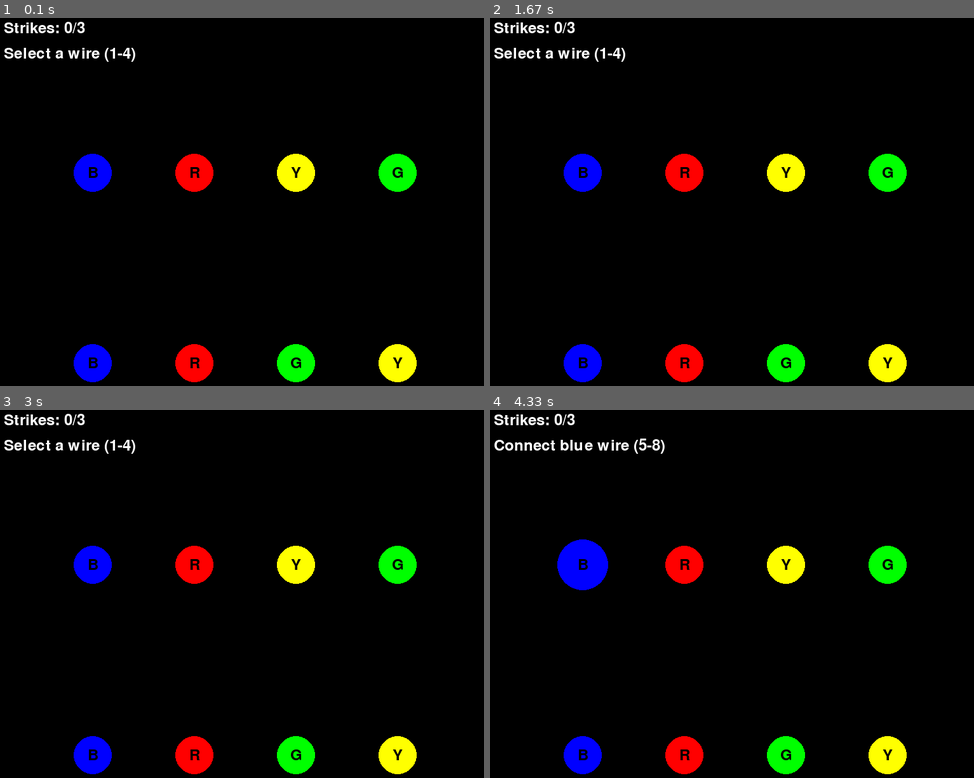
Above: before the commit, frames 1-4 (two rows, left to right).
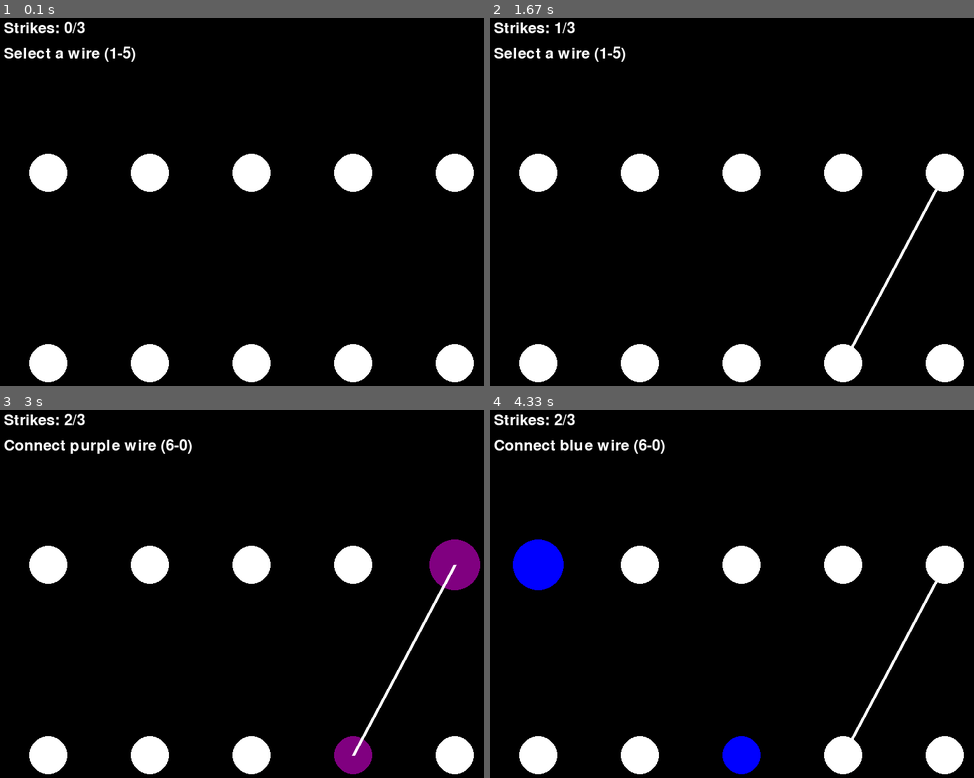
Above: after the commit, the same moments.

Repository: charles-kahlenberg/Bomb-defusal
Game: pygame game, started from Wires GUI.py
The game is run twice, just before and just after one commit, with the same random seed, the same clock (stepped at 60 frames per second) and the same inputs.
Inputs:
- Up to frame 1 (0.1 s): no input
- Up to frame 2 (1.67 s): tap 5 at 0.33 s; tap 9 at 0.67 s; hold 5 1-1.47 s; hold 0 from 1.5 s (still down)
- Up to frame 3 (3 s): release 0 at 1.97 s; tap 5 at 2.5, 2.9 s; hold 0 from 2.83 s (still down)
- Up to frame 4 (4.33 s): tap 5 at 3.2 s; release 0 at 3.3 s; tap 9 at 3.83 s; tap 1 at 4.17 s

The runs differ from the first frame. In frame 1, 11% of the frame differs, in the area x 6-98%, y 7-99%; in frame 2, 11%; in frame 3, 13%, in the area x 0-100%, y 1-99%; in frame 4, 12%.

Commit message:
there are now 5 wires and they are WHITE!! Also, melody is much easier, like actually possible easier

Diff:
--- a/Melody Game.py
+++ b/Melody Game.py
@@ -337,13 +337,13 @@
     screen.fill(SURFACE_COLOR)
     all_sprites_list.draw(screen)
 
-    if rounds <= 8 and not game_over: # display the current round number in the top-right, below the timer
+    if rounds <= 4 and not game_over: # display the current round number in the top-right, below the timer
         round_text = timer_font.render(f"Round: {rounds}", True, TIMER_COLOR)
         screen.blit(round_text, (WIDTH - round_text.get_width() - 20, 80))
         strike_text = timer_font.render(f"Strikes: {strikes}/{max_strikes}", True, (255, 0, 0))
         screen.blit(strike_text, (WIDTH - strike_text.get_width() - 20, 140))
 
-    elif rounds >= 8: # if the player wins by completing 8 rounds, play anthem sound and display win message
+    elif rounds >= 4: # if the player wins by completing 8 rounds, play anthem sound and display win message
         if not game_over:
             anthem_sound.play()
             game_over = True
--- a/Wires GUI.py
+++ b/Wires GUI.py
@@ -104,7 +104,7 @@
         self.expected_key = expected_key
 
     def draw(self, screen):
-        draw.line(screen, (255, 0, 0), self.start_position, self.end_position, 5)
+        draw.line(screen, (255, 255, 255), self.start_position, self.end_position, 5)
 
     def check_attached(self, pressed_key):
         return pressed_key == self.expected_key
@@ -138,7 +138,7 @@
         self.expected_key = expected_key
 
     def draw(self, screen):
-        draw.line(screen, (0, 0, 255), self.start_position, self.end_position, 5)
+        draw.line(screen, (255, 255, 255), self.start_position, self.end_position, 5)
 
     def check_attached(self, pressed_key):
         return pressed_key == self.expected_key
@@ -168,7 +168,7 @@
         self.expected_key = expected_key
 
     def draw(self, screen):
-        draw.line(screen, (255, 255, 0), self.start_position, self.end_position, 5)
+        draw.line(screen, (255, 255, 255), self.start_position, self.end_position, 5)
 
     def check_attached(self, pressed_key):
         return pressed_key == self.expected_key
@@ -196,21 +196,40 @@
         self.expected_key = expected_key
 
     def draw(self, screen):
-        draw.line(screen, (0, 255, 0), self.start_position, self.end_position, 5)
+        draw.line(screen, (255, 255, 255), self.start_position, self.end_position, 5)
 
     def check_attached(self, pressed_key):
         return pressed_key == self.expected_key
 
+
+class PurpleWire(WiresGUI):
+    """
+    Represents a purple wire in the GUI.
+
+    :ivar expected_key: The key expected to be associated with this wire.
+    :type expected_key: int
+    """
+
+    def __init__(self, end_position, start_position):
+        super().__init__("purple", end_position, start_position)
+        self.expected_key = K_9
+
+    def get_expected_key(self):
+        return self.expected_key
+
+    def set_expected_key(self, expected_key):
+        self.expected_key = expected_key
+
+    def draw(self, screen):
+        draw.line(screen, (255, 255, 255), self.start_position, self.end_position, 5)
+
+    def check_attached(self, pressed_key):
+        return pressed_key == self.expected_key
+
 def create_game_state():
     """
     Creates and initializes the game state by setting up color configurations,
-    circle locations, and other related variables. The circle coordinates are
-    randomized to introduce variability in their placement.
-
-    :return: A dictionary containing the game state information, including color
-             mappings, circle radius, and randomized coordinates for input and
-             output wire points.
-    :rtype: dict
+    circle locations, and other related variables.
     """
     # Set up colors
     white = (255, 255, 255)
@@ -219,35 +238,39 @@
     blue = (0, 0, 255)
     yellow = (255, 255, 0)
     green = (0, 255, 0)
+    purple = (128, 0, 128)
 
     # Variables
     circle_radius = 30
 
-    circle_loc_top = [[150, 250], [310, 250], [470, 250], [630, 250]]
-    circle_loc_bottom = [[150, 550], [310, 550], [470, 550], [630, 550]]
+    circle_loc_top = [[80, 250], [240, 250], [400, 250], [560, 250], [720, 250]]
+    circle_loc_bottom = [[80, 550], [240, 550], [400, 550], [560, 550], [720, 550]]
 
     random.shuffle(circle_loc_bottom)
 
-    # Top row (input wires) - 4 columns evenly spaced
-    circle1_x, circle1_y = circle_loc_top[0]   # Red input
-    circle2_x, circle2_y = circle_loc_top[1]   # Blue input
-    circle3_x, circle3_y = circle_loc_top[2]   # Yellow input
-    circle4_x, circle4_y = circle_loc_top[3]   # Green input
-
-    # Bottom row (output wires) - 4 columns evenly spaced
-    circle5_x, circle5_y = circle_loc_bottom[0]   # Red output
-    circle6_x, circle6_y = circle_loc_bottom[1]   # Blue output
-    circle7_x, circle7_y = circle_loc_bottom[2]   # Yellow output
-    circle8_x, circle8_y = circle_loc_bottom[3]   # Green output
+    # Top row (input wires)
+    circle1_x, circle1_y = circle_loc_top[0]
+    circle2_x, circle2_y = circle_loc_top[1]
+    circle3_x, circle3_y = circle_loc_top[2]
+    circle4_x, circle4_y = circle_loc_top[3]
+    circle5_x, circle5_y = circle_loc_top[4]
+
+    # Bottom row (output wires)
+    circle6_x, circle6_y = circle_loc_bottom[0]
+    circle7_x, circle7_y = circle_loc_bottom[1]
+    circle8_x, circle8_y = circle_loc_bottom[2]
+    circle9_x, circle9_y = circle_loc_bottom[3]
+    circle10_x, circle10_y = circle_loc_bottom[4]
 
     return {
         "colors": {
             "white": white,
             "black": black,
-            "red": blue, # for some reason blue and red are swapped, so I swapped them here. good fix!
-            "blue": red,
+            "red": red,
+            "blue": blue,
             "yellow": yellow,
             "green": green,
+            "purple": purple,
         },
         "circle_radius": circle_radius,
         "points": {
@@ -259,6 +282,8 @@
             "circle6": (circle6_x, circle6_y),
             "circle7": (circle7_x, circle7_y),
             "circle8": (circle8_x, circle8_y),
+            "circle9": (circle9_x, circle9_y),
+            "circle10": (circle10_x, circle10_y),
         },
     }
 
@@ -316,6 +341,7 @@
         **wire_map** (*dict*): Maps number keys 1-8 to their corresponding wire objects and circle names.
         **selected_wire** (*WiresGUI or None*): The currently selected wire awaiting connection.
         **selected_start** (*str or None*): The circle name of the selected wire's start point.
+        **selected_end** (*str or None*): The circle name of the selected wire's end point.
         **game_over** (*bool*): Indicates whether the game has ended.
         **won** (*bool*): Tracks whether the player has won the game.
         **running** (*bool*): Controls whether the game loop continues execution.
@@ -336,49 +362,63 @@
     points = state["points"]
     circle_radius = state["circle_radius"]
 
-    print("Watch the wires! Press 1-4 to select top wires, 5-8 to connect to bottom wires.")
+    print("Watch the wires! Press 1-5 to select top wires, 6-9 to connect to bottom wires.")
 
     # Wire objects (created once; drawn each frame when connected)
-    blue_wire = BlueWire(points["circle5"], points["circle1"])
-    red_wire = RedWire(points["circle6"], points["circle2"])
-    yellow_wire = YellowWire(points["circle7"], points["circle3"])
-    green_wire = GreenWire(points["circle8"], points["circle4"])
-
-    # Which wires have been connected
-    connected = {"red": False, "blue": False, "yellow": False, "green": False}
-
-    # this stays the same
-    wire_order = [blue_wire, red_wire, yellow_wire, green_wire]
+    blue_wire = BlueWire(points["circle6"], points["circle1"])
+    red_wire = RedWire(points["circle7"], points["circle2"])
+    yellow_wire = YellowWire(points["circle8"], points["circle3"])
+    green_wire = GreenWire(points["circle9"], points["circle4"])
+    purple_wire = PurpleWire(points["circle10"], points["circle5"])
+
+    connected = {
+        "red": False,
+        "blue": False,
+        "yellow": False,
+        "green": False,
+        "purple": False,
+    }
+
+    wire_order = [blue_wire, red_wire, yellow_wire, green_wire, purple_wire]
 
     bottom_row_keys = []
-
-    bottom_row_pos = [points["circle5"][0], points["circle6"][0], points["circle7"][0], points["circle8"][0]]
+    bottom_row_pos = [
+        points["circle6"][0],
+        points["circle7"][0],
+        points["circle8"][0],
+        points["circle9"][0],
+        points["circle10"][0],
+    ]
     bottom_row_pos.sort()
 
-    for circle in ["circle5", "circle6", "circle7", "circle8"]:
+    for circle in ["circle6", "circle7", "circle8", "circle9", "circle10"]:
         if bottom_row_pos[0] == points[circle][0]:
-            bottom_row_keys.append(K_5)
+            bottom_row_keys.append(K_6)
         elif bottom_row_pos[1] == points[circle][0]:
-            bottom_row_keys.append(K_6)
+            bottom_row_keys.append(K_7)
         elif bottom_row_pos[2] == points[circle][0]:
-            bottom_row_keys.append(K_7)
+            bottom_row_keys.append(K_8)
         elif bottom_row_pos[3] == points[circle][0]:
-            bottom_row_keys.append(K_8)
-
-    # Map keys to wires and circles
+            bottom_row_keys.append(K_9)
+        elif bottom_row_pos[4] == points[circle][0]:
+            bottom_row_keys.append(K_0)
+
     wire_map = {
         K_1: {"wire": wire_order[0], "circle": "circle1", "type": "start"},
         K_2: {"wire": wire_order[1], "circle": "circle2", "type": "start"},
         K_3: {"wire": wire_order[2], "circle": "circle3", "type": "start"},
         K_4: {"wire": wire_order[3], "circle": "circle4", "type": "start"},
-        bottom_row_keys[0]: {"wire": wire_order[0], "circle": "circle5", "type": "end"},
-        bottom_row_keys[1]: {"wire": wire_order[1], "circle": "circle6", "type": "end"},
-        bottom_row_keys[2]: {"wire": wire_order[2], "circle": "circle7", "type": "end"},
-        bottom_row_keys[3]: {"wire": wire_order[3], "circle": "circle8", "type": "end"},
+        K_5: {"wire": wire_order[4], "circle": "circle5", "type": "start"},
+        bottom_row_keys[0]: {"wire": wire_order[0], "circle": "circle6", "type": "end"},
+        bottom_row_keys[1]: {"wire": wire_order[1], "circle": "circle7", "type": "end"},
+        bottom_row_keys[2]: {"wire": wire_order[2], "circle": "circle8", "type": "end"},
+        bottom_row_keys[3]: {"wire": wire_order[3], "circle": "circle9", "type": "end"},
+        bottom_row_keys[4]: {"wire": wire_order[4], "circle": "circle10", "type": "end"},
     }
 
     selected_wire = None
     selected_start = None
+    selected_end = None
     game_over = False
     won = False
 
@@ -393,12 +433,17 @@
                 if event.key in wire_map:
                     mapping = wire_map[event.key]
 
-                    # If no wire is selected, select a start wire (keys 1-4)
+                    # If no wire is selected, select a start wire (keys 1-5)
                     if selected_wire is None and mapping["type"] == "start":
                         selected_wire = mapping["wire"]
                         selected_start = mapping["circle"]
-
-                    # If a wire is selected, try to connect it (keys 5-8)
+                        # Find the corresponding end circle for this wire
+                        for key, val in wire_map.items():
+                            if val["type"] == "end" and val["wire"] == selected_wire:
+                                selected_end = val["circle"]
+                                break
+
+                    # If a wire is selected, try to connect it (keys 6-0)
                     elif selected_wire is not None and mapping["type"] == "end":
                         # Check if this is the correct endpoint for the selected wire
                         if mapping["wire"] == selected_wire:
@@ -406,6 +451,7 @@
                             connected[selected_wire.color] = True
                             selected_wire = None
                             selected_start = None
+                            selected_end = None
 
                             # Check if all wires are connected
                             if all(connected.values()):
@@ -416,6 +462,7 @@
                             strike_count += 1
                             selected_wire = None
                             selected_start = None
+                            selected_end = None
 
                             if strike_count >= 3:
                                 game_over = True
@@ -423,30 +470,32 @@
 
         screen.fill(colors["black"])
 
-        # Top row (input circles) with highlighting
-        for i, (circle_name, label, color_name) in enumerate([
-            ("circle1", "B", "red"),
-            ("circle2", "R", "blue"),
-            ("circle3", "Y", "yellow"),
-            ("circle4", "G", "green")
+        # Top row (input circles) with highlighting and color change
+        for i, (circle_name, label) in enumerate([
+            ("circle1", ""),
+            ("circle2", ""),
+            ("circle3", ""),
+            ("circle4", ""),
+            ("circle5", ""),
         ]):
-            # Highlight if this circle is selected
+            # Determine the color: show wire color if selected, otherwise white
+            color_name = "white"
+            if selected_start == circle_name and selected_wire is not None:
+                color_name = selected_wire.color
+
             radius = circle_radius + 10 if selected_start == circle_name else circle_radius
             pygame.draw.circle(screen, colors[color_name], points[circle_name], radius)
             draw_text_centered(screen, font, label, colors["black"], points[circle_name])
 
-        # Bottom row (output circles)
-        pygame.draw.circle(screen, colors["red"], points["circle5"], circle_radius)
-        draw_text_centered(screen, font, "B", colors["black"], points["circle5"])
-
-        pygame.draw.circle(screen, colors["blue"], points["circle6"], circle_radius)
-        draw_text_centered(screen, font, "R", colors["black"], points["circle6"])
-
-        pygame.draw.circle(screen, colors["yellow"], points["circle7"], circle_radius)
-        draw_text_centered(screen, font, "Y", colors["black"], points["circle7"])
-
-        pygame.draw.circle(screen, colors["green"], points["circle8"], circle_radius)
-        draw_text_centered(screen, font, "G", colors["black"], points["circle8"])
+        # Bottom row (output circles) with color change when top wire is selected
+        for circle_name in ["circle6", "circle7", "circle8", "circle9", "circle10"]:
+            # Determine the color: show wire color if this is the selected wire's end, otherwise white
+            color_name = "white"
+            if selected_end == circle_name and selected_wire is not None:
+                color_name = selected_wire.color
+
+            pygame.draw.circle(screen, colors[color_name], points[circle_name], circle_radius)
+            draw_text_centered(screen, font, "", colors["black"], points[circle_name])
 
         # Draw connected wires
         if connected["red"]:
@@ -457,6 +506,8 @@
             yellow_wire.draw(screen)
         if connected["green"]:
             green_wire.draw(screen)
+        if connected["purple"]:
+            purple_wire.draw(screen)
 
         # Strike counter
         strike_text = font.render(f"Strikes: {strike_count}/3", True, colors["white"])
@@ -465,9 +516,9 @@
         # Wire selection prompt
         if not game_over:
             if selected_wire is None:
-                prompt = font.render("Select a wire (1-4)", True, colors["white"])
+                prompt = font.render("Select a wire (1-5)", True, colors["white"])
             else:
-                prompt = font.render(f"Connect {selected_wire.color} wire (5-8)", True, colors["white"])
+                prompt = font.render(f"Connect {selected_wire.color} wire (6-0)", True, colors["white"])
             screen.blit(prompt, (10, 50))
 
         # Win / lose overlay
